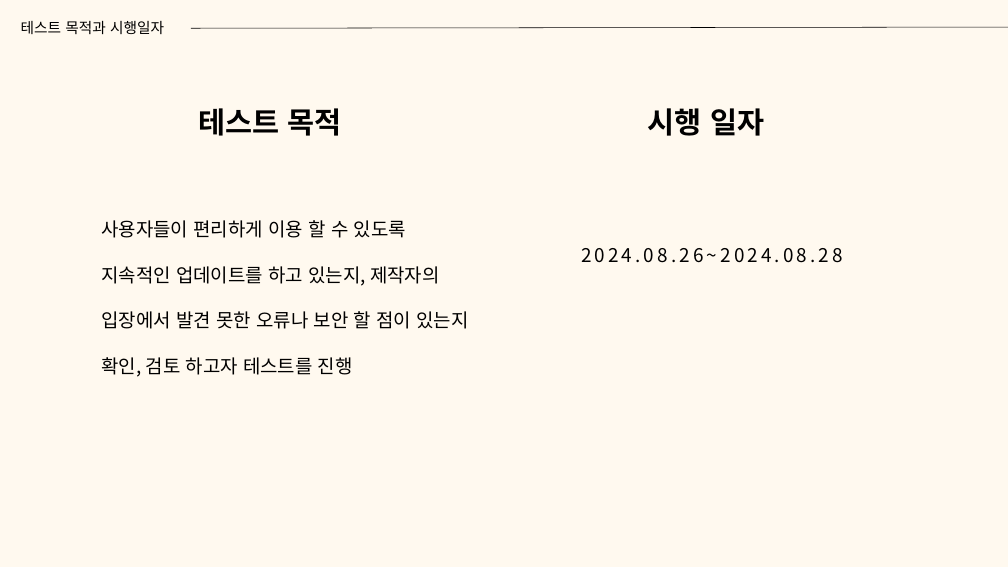
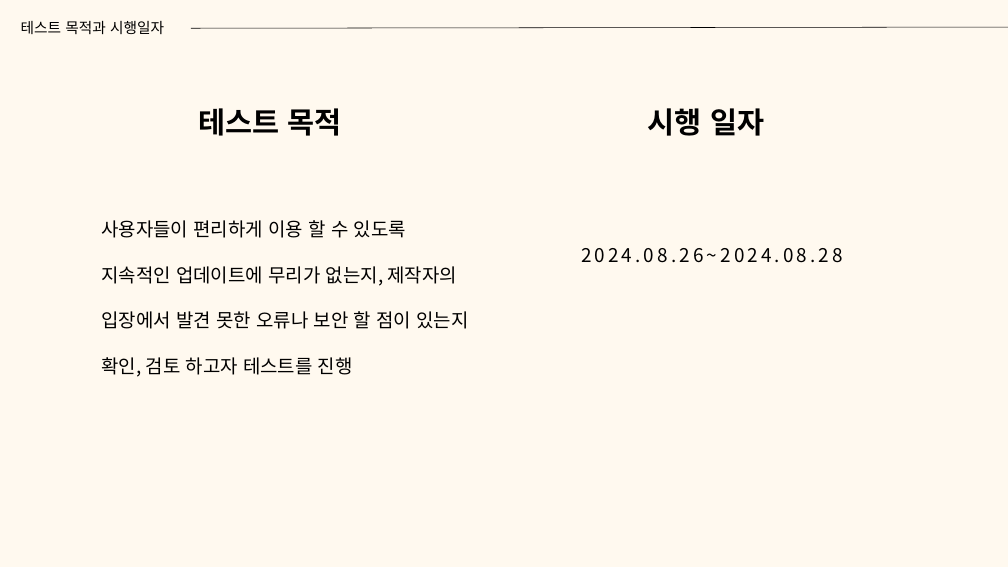
Before and after one commit to hm073/dustmqdyd, a slide deck: slide 15 of 평가/08/완.pptx. Drawn at 1008x567 pixels with LibreOffice and Linux fonts; fonts in the diff are those of the drawing. Boxes give left, top, right and bottom in pixels: in the first picture for what was removed or moved away, otherwise in the second. Text is boxed around its words. In the diff, an @@ line names an element or a change of style, - is before the commit and + after.

```diff
--- a/평가/08/완.pptx
+++ b/평가/08/완.pptx
@@ text at (x1=101, y1=220, x2=469, y2=377): text changed @@
-사용자들이 편리하게 이용 할 수 있도록 지속적인 업데이트를 하고 있는지, 제작자의 입장에서 발견 못한 오류나 보안 할 점이 있는지 확인, 검토 하고자 테스트를 진행
+사용자들이 편리하게 이용 할 수 있도록 지속적인 업데이트에 무리가 없는지, 제작자의 입장에서 발견 못한 오류나 보안 할 점이 있는지 확인, 검토 하고자 테스트를 진행
```
Also in this commit, not shown: 1 other slide changed, 16 other files.
